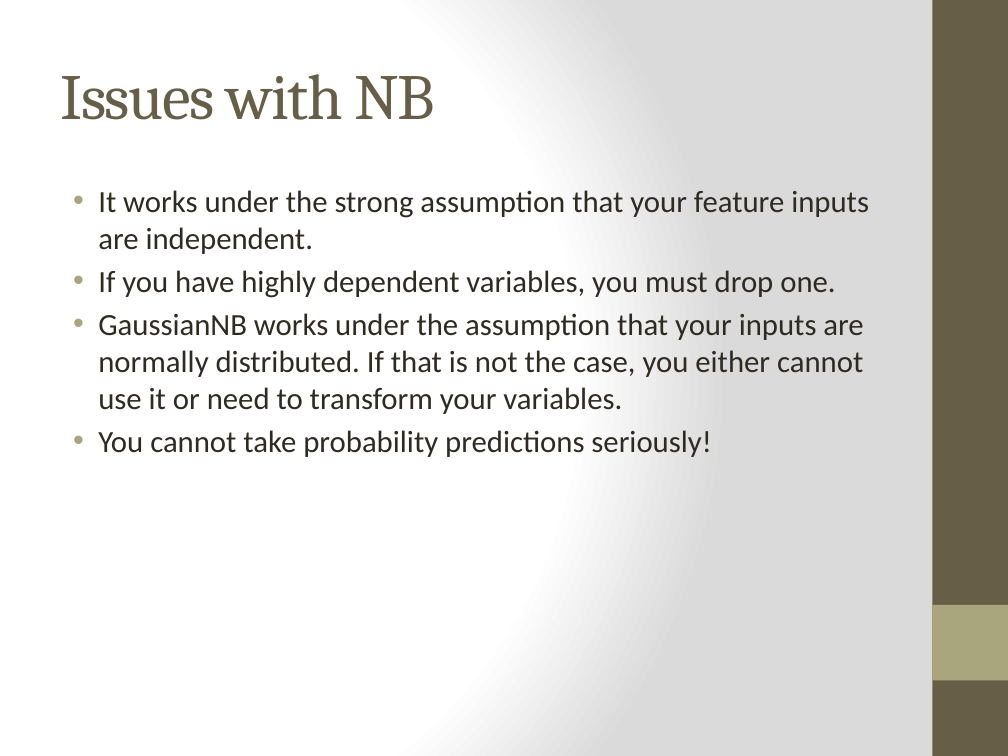
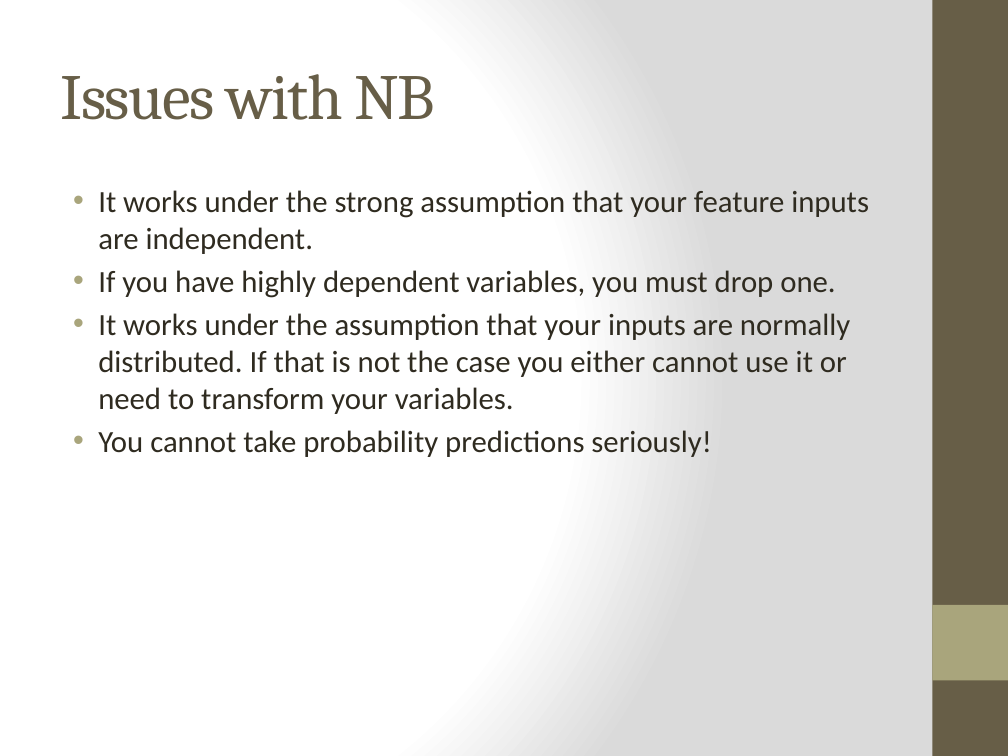
Before and after one commit to karlazz/SF-DAT-20, a slide deck: slide 14 of Lecture Notes-Slides/Lecture 17.pptx. Drawn at 1008x756 pixels with LibreOffice and Linux fonts; fonts in the diff are those of the drawing. Boxes give left, top, right and bottom in pixels: in the first picture for what was removed or moved away, otherwise in the second. Text is boxed around its words. In the diff, an @@ line names an element or a change of style, - is before the commit and + after.

```diff
--- a/Lecture Notes-Slides/Lecture 17.pptx
+++ b/Lecture Notes-Slides/Lecture 17.pptx
@@ text at [98, 313, 850, 414]: text changed @@
-• GaussianNB works under the assumption that your inputs are normally distributed. If that is not the case, you either cannot use it or need to transform your variables.
+• It works under the assumption that your inputs are normally distributed. If that is not the case you either cannot use it or need to transform your variables.
```
Also in this commit, not shown: 7 other slides changed, 33 other files.
